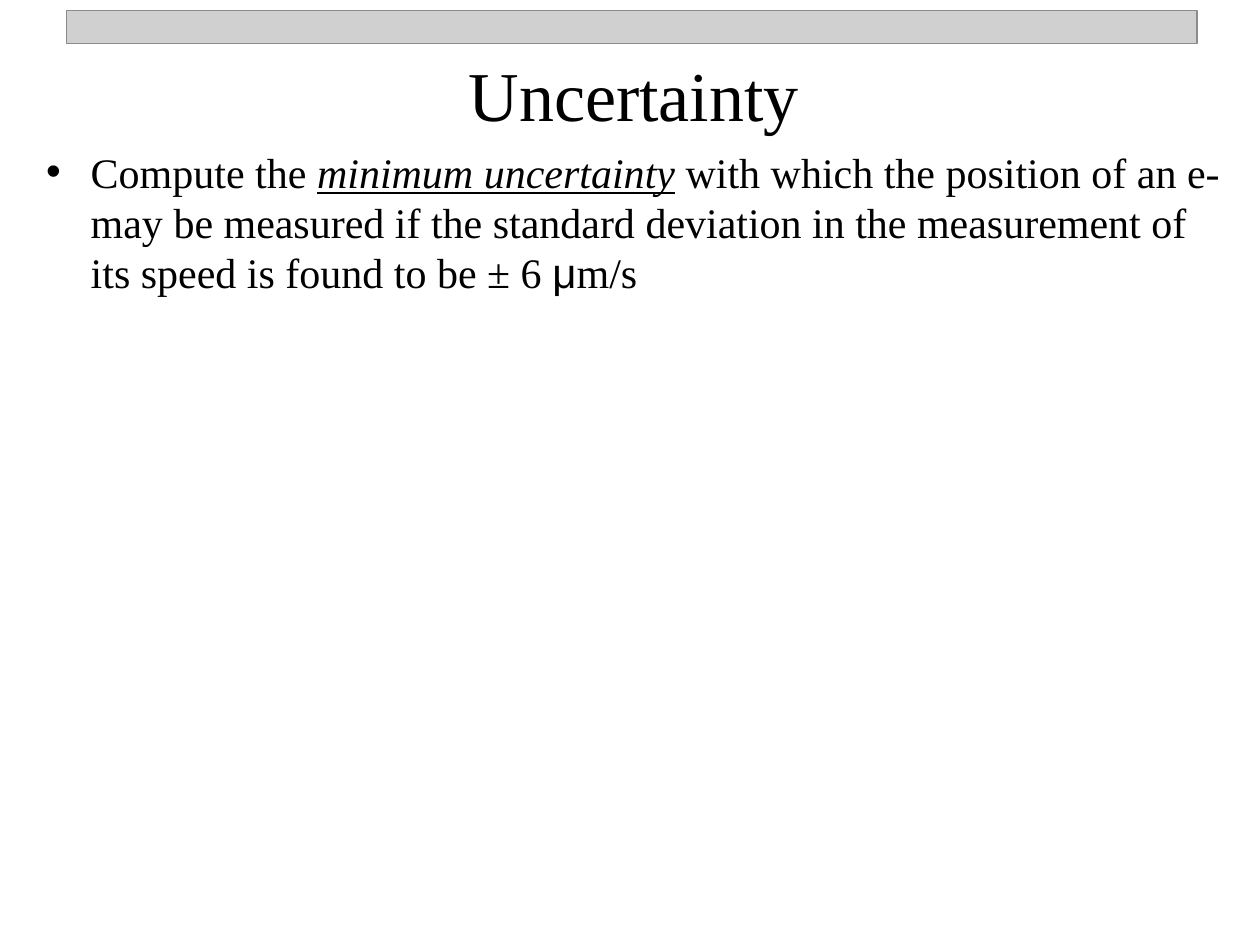
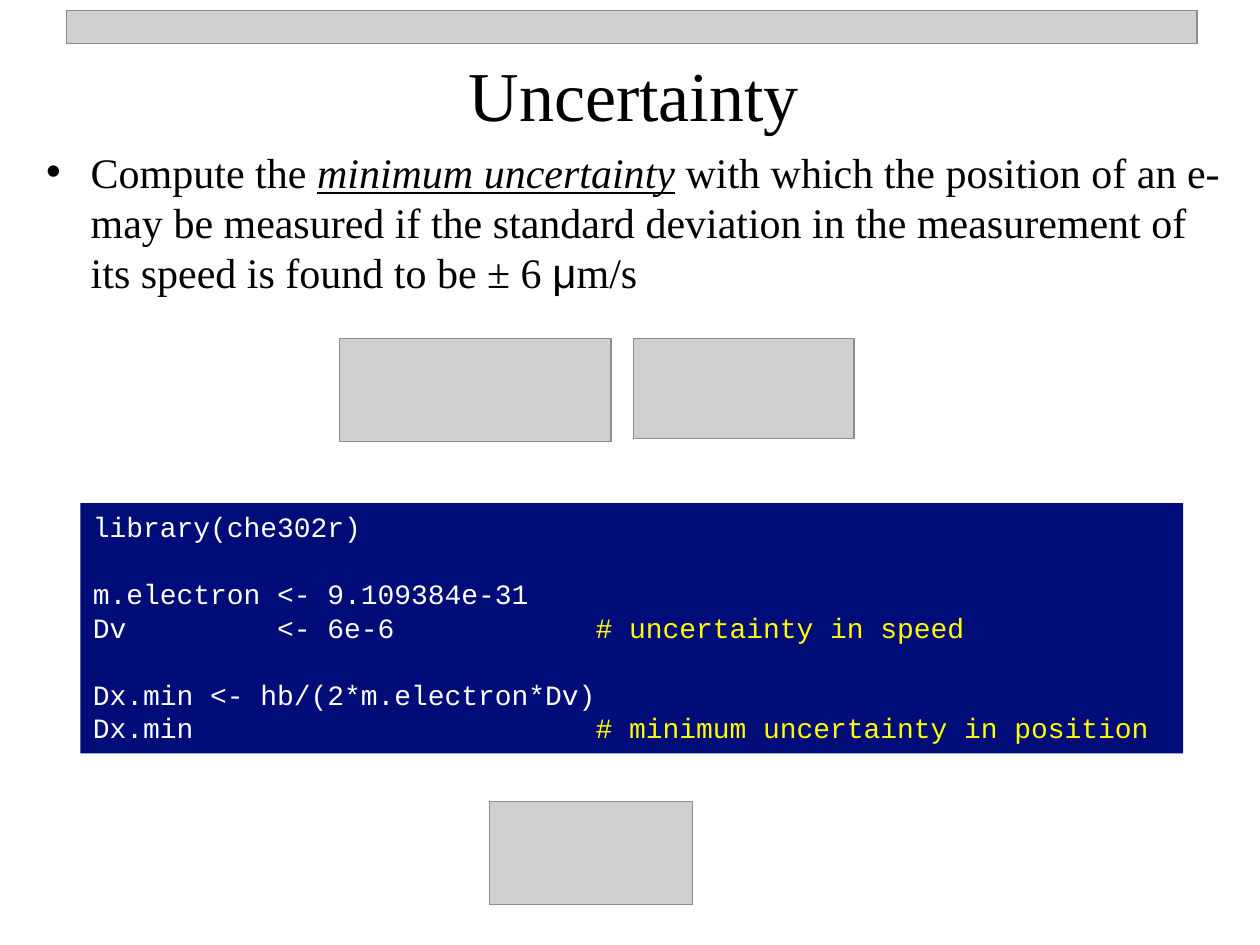
Before and after one commit to npetraco/CHE302, a slide deck: slide 26 of Notes/4_postulates.pptx (slide 24 before the commit). Drawn at 1260x945 pixels with LibreOffice and Linux fonts; fonts in the diff are those of the drawing; grey boxes stand for pictures. Boxes give left, top, right and bottom in pixels: in the first picture for what was removed or moved away, otherwise in the second. Text is boxed around its words. In the diff, an @@ line names an element or a change of style, - is before the commit and + after.

```diff
--- a/Notes/4_postulates.pptx
+++ b/Notes/4_postulates.pptx
@@ picture added at [339,339,610,441] @@
@@ picture added at [634,339,854,438] @@
@@ rectangle added at [81,503,1183,753], fill #000C78, 16 pt, text #FFFFFF @@
+library(che302r)
+m.electron <- 9.109384e-31
+Dv <- 6e-6 # uncertainty in speed
+Dx.min <- hb/(2*m.electron*Dv)
+Dx.min # minimum uncertainty in position
@@ picture added at [489,801,692,903] @@
```
Also in this commit, not shown: 1 other slide changed, 2 slides added, 3 other files.
